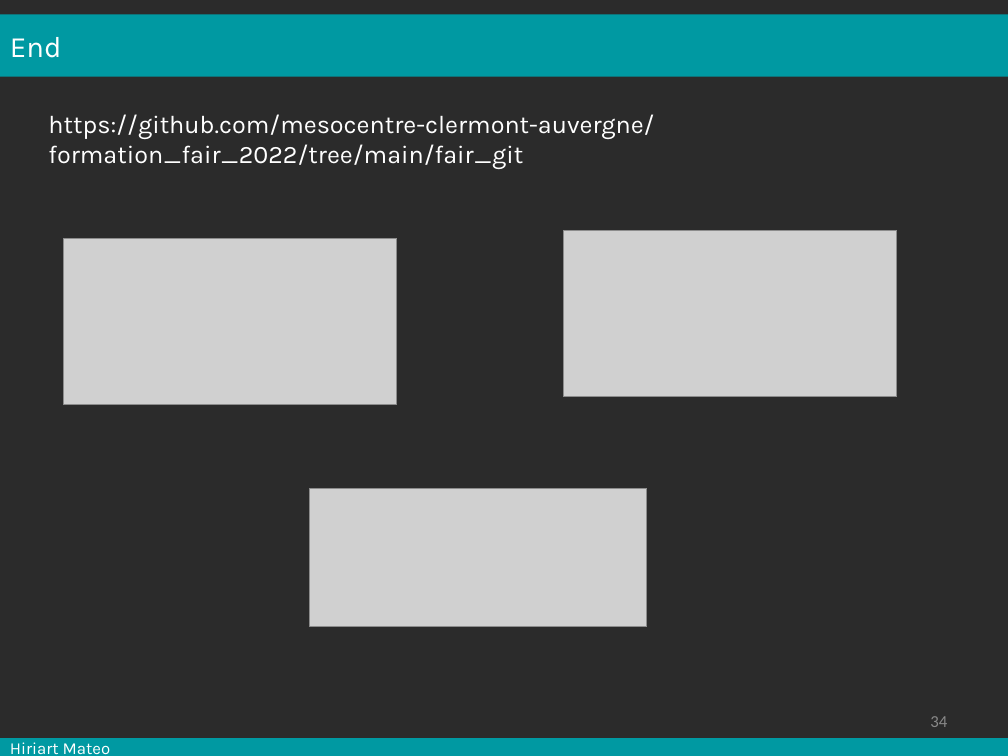
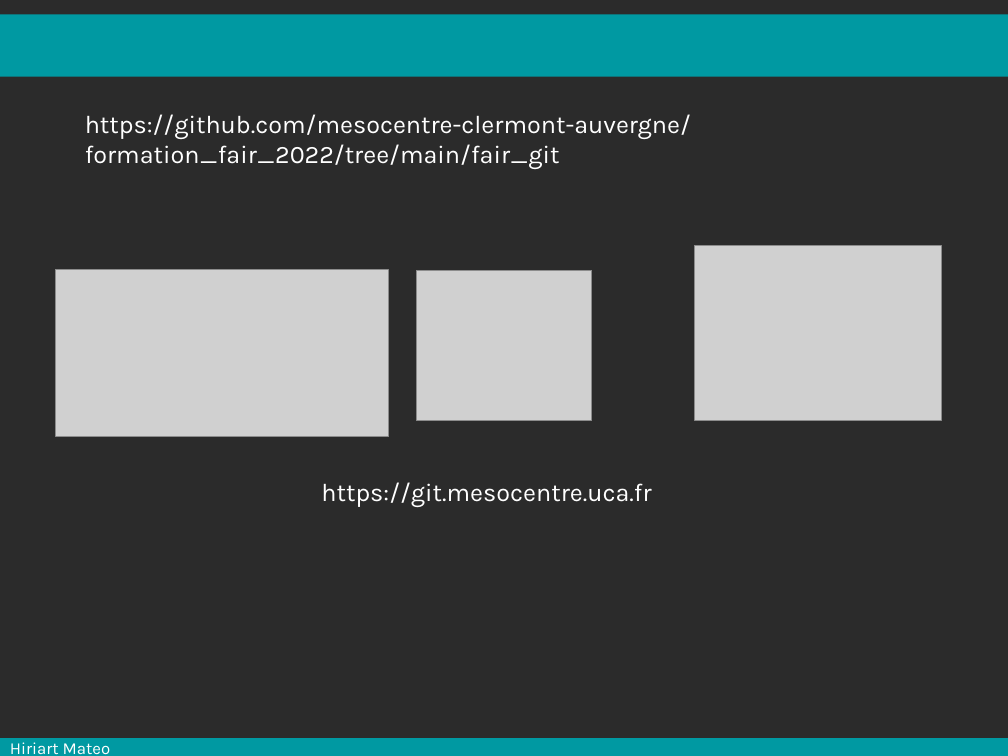
Before and after one commit to mesocentre-clermont-auvergne/formation_fair, a slide deck: slide 34 of fair_versionnage/versionnage_cours/cours.odp. Drawn at 1008x756 pixels with LibreOffice and Linux fonts; fonts in the diff are those of the drawing; grey boxes stand for pictures; background and template pictures are left out; a plain dark background stands for a picture behind light text. Boxes give left, top, right and bottom in pixels: in the first picture for what was removed or moved away, otherwise in the second. Text is boxed around its words. In the diff, an @@ line names an element or a change of style, - is before the commit and + after.

```diff
--- a/fair_versionnage/versionnage_cours/cours.odp
+++ b/fair_versionnage/versionnage_cours/cours.odp
@@ text in rectangle at <box>10,37,62,58</box>: text removed @@
-End
@@ text "https://github.com/mesocentre-clermont-auvergne/formation_fa ...": place and size @@
-text "https://github.com/mesocentre-clermont-auvergne/formation_fa ..." at <box>48,114,654,169</box>
+text "https://github.com/mesocentre-clermont-auvergne/formation_fa ..." at <box>85,114,691,169</box>
@@ picture: place and size @@
-picture at <box>563,230,897,396</box>
+picture at <box>695,246,940,421</box>
@@ picture: place and size @@
-picture at <box>64,238,397,404</box>
+picture at <box>55,270,389,436</box>
@@ picture: place and size @@
-picture at <box>309,488,647,627</box>
+picture at <box>416,270,592,420</box>
@@ text added at <box>321,482,651,507</box>, 18 pt, text #FFFFFF @@
+https://git.mesocentre.uca.fr
@@ page number rewrapped from <box>930,716,947,727</box> to <box>944,674,1008,715</box> @@
```
Also in this commit, not shown: 30 other slides changed, 3 slides added, 3 slides removed, 2 other files.
